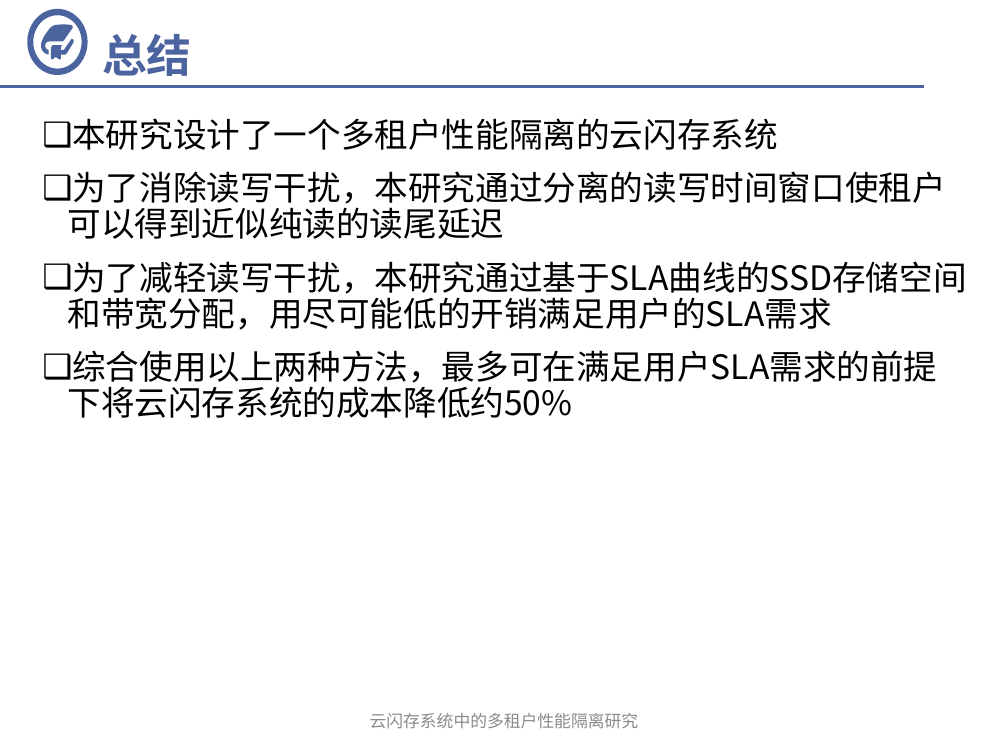
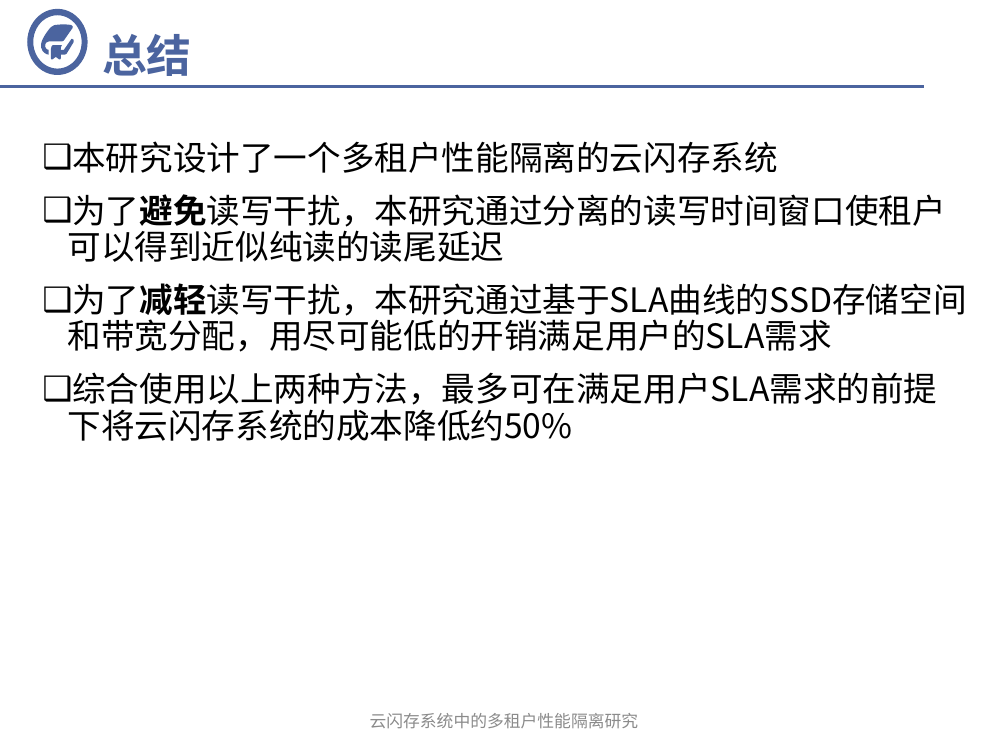
Before and after one commit to fandahao17/undergrad-thesis, a slide deck: slide 14 of 答辩.pptx (slide 17 before the commit). Drawn at 1008x756 pixels with LibreOffice and Linux fonts; fonts in the diff are those of the drawing; background and template pictures are left out. Boxes give left, top, right and bottom in pixels: in the first picture for what was removed or moved away, otherwise in the second. Text is boxed around its words. In the diff, an @@ line names an element or a change of style, - is before the commit and + after.

```diff
--- a/答辩.pptx
+++ b/答辩.pptx
@@ text "本研究设计了一个多租户性能隔离的云闪存系统" moved from (x1=68, y1=118, x2=966, y2=388) to (x1=68, y1=141, x2=966, y2=411) @@
@@ text at (x1=68, y1=194, x2=946, y2=262): text changed @@
-❑ 为了消除读写干扰，本研究通过分离的读写时间窗口使租户可以得到近似纯读的读尾延迟
+❑ 为了避免读写干扰，本研究通过分离的读写时间窗口使租户可以得到近似纯读的读尾延迟
@@ text at (x1=68, y1=283, x2=966, y2=352): bold on in "为了减轻读写干扰，本研究通过基于SLA曲线的SSD存储空间和带宽分配，用尽可能低的开销满足用户的SLA需求" @@
```
Also in this commit, not shown: 9 other slides changed, 1 slide added, 4 slides removed.
